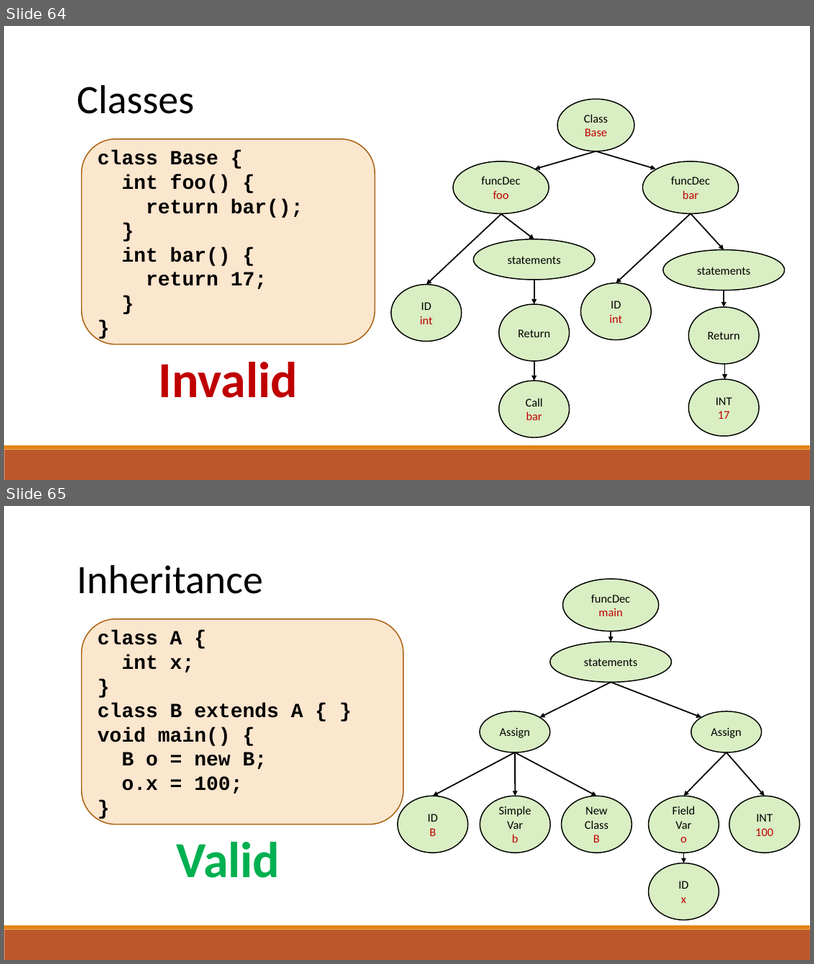
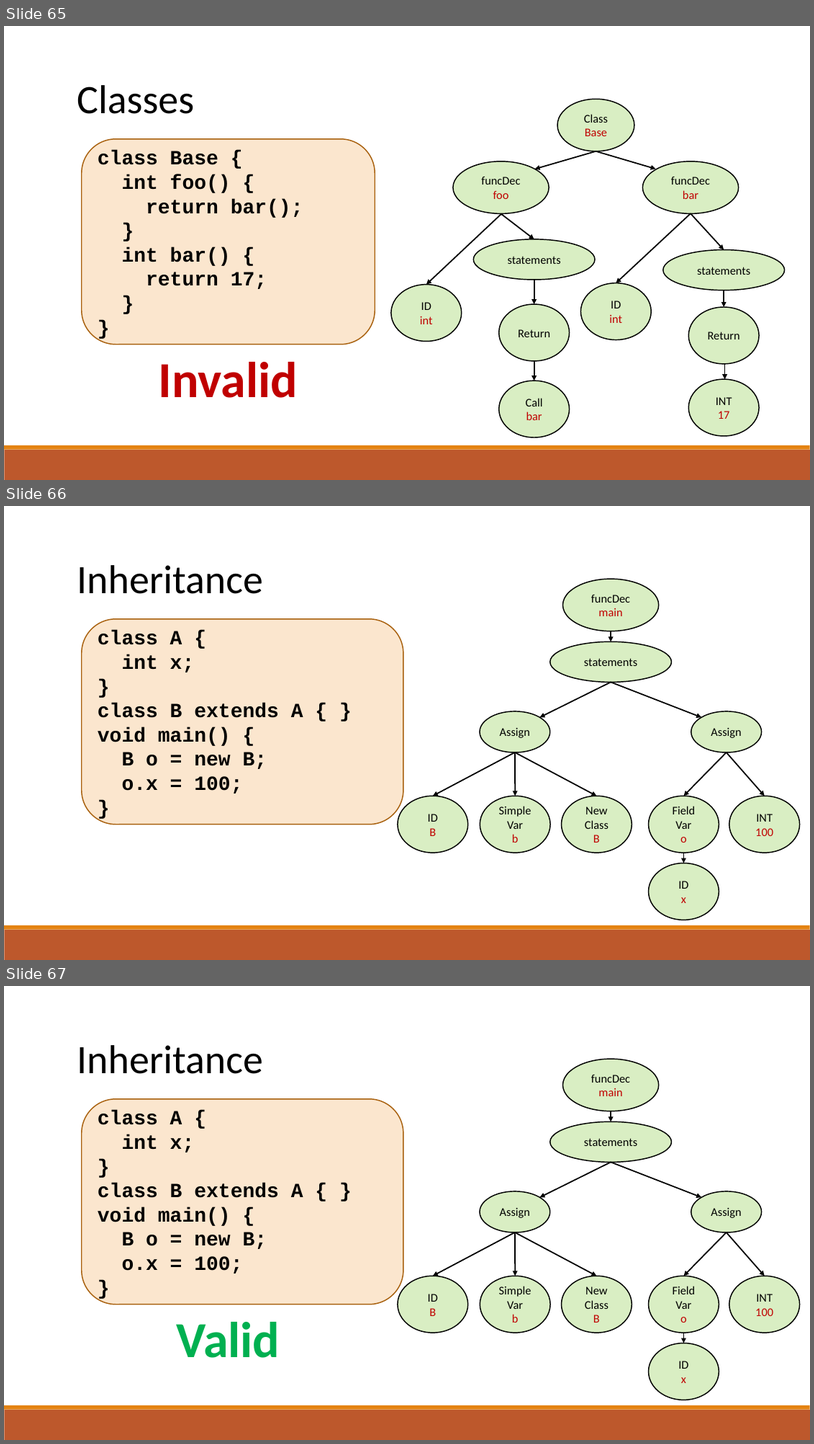
Before and after one commit to raghadzeidan/COMPILATION_TAU_FOR_STUDENTS, a slide deck: new_slides/semantic.pptx. Shown one above the other, each under a label of ours: slides 64 and 65 before the commit, slides 65, 66 and 67 after it. The pictures are 814x964 and 814x1444 pixels, drawn with LibreOffice and Linux fonts; fonts in the diff are those of the drawing. Boxes give left, top, right and bottom in pixels: in the first picture for what was removed or moved away, otherwise in the second. Text is boxed around its words. In the diff, an @@ line names an element or a change of style, - is before the commit and + after.

```diff
--- a/new_slides/semantic.pptx
+++ b/new_slides/semantic.pptx
@@ slide 66 added at <box>4,506,810,960</box>, background #FFFFFF; not listed: 2 template elements that a slide beside it also shows @@
@@ text added at <box>77,565,263,594</box>, 48 pt, text #000000 @@
+Inheritance
@@ ellipse added at <box>563,579,659,631</box>, fill #92D050 at 34% opacity, outline #000000 1.25 pt, 14 pt, text #000000 @@
+funcDec
+main
@@ rounded rectangle added at <box>82,619,404,824</box>, fill #FBE6CE, outline #A9610D 1.25 pt, 24 pt, text #000000, bold @@
+class A {
+int x;
+}
+class B extends A { }
+void main() {
+B o = new B;
+o.x = 100;
+}
@@ arrow added from (612, 631) to (612, 641), #000000 1.5 pt @@
@@ ellipse added at <box>550,641,672,682</box>, fill #92D050 at 34% opacity, outline #000000 1.25 pt, 14 pt, text #000000 @@
+statements
@@ arrow added from (612, 682) to (540, 717), #000000 1.5 pt @@
@@ arrow added from (612, 682) to (702, 717), #000000 1.5 pt @@
@@ ellipse added at <box>480,711,550,752</box>, fill #92D050 at 34% opacity, outline #000000 1.25 pt, 14 pt, text #000000 @@
+Assign
@@ ellipse added at <box>692,711,762,752</box>, fill #92D050 at 34% opacity, outline #000000 1.25 pt, 14 pt, text #000000 @@
+Assign
@@ arrow added from (515, 752) to (433, 795), #000000 1.5 pt @@
@@ arrow added from (515, 752) to (597, 795), #000000 1.5 pt @@
@@ arrow added from (515, 752) to (516, 795), #000000 1.5 pt @@
@@ arrow added from (727, 752) to (684, 795), #000000 1.5 pt @@
@@ arrow added from (727, 752) to (765, 795), #000000 1.5 pt @@
@@ ellipse added at <box>398,795,468,852</box>, fill #92D050 at 34% opacity, outline #000000 1.25 pt, 14 pt, text #000000 @@
+ID
+B
@@ ellipse added at <box>480,795,550,852</box>, fill #92D050 at 34% opacity, outline #000000 1.25 pt, 14 pt, text #000000 @@
+Simple
+Var
+b
@@ ellipse added at <box>562,795,632,852</box>, fill #92D050 at 34% opacity, outline #000000 1.25 pt, 14 pt, text #000000 @@
+New
+Class
+B
@@ ellipse added at <box>649,795,719,852</box>, fill #92D050 at 34% opacity, outline #000000 1.25 pt, 14 pt, text #000000 @@
+Field
+Var
+o
@@ ellipse added at <box>730,795,800,852</box>, fill #92D050 at 34% opacity, outline #000000 1.25 pt, 14 pt, text #000000 @@
+INT
+100
@@ ellipse added at <box>649,863,719,920</box>, fill #92D050 at 34% opacity, outline #000000 1.25 pt, 14 pt, text #000000 @@
+ID
+x
@@ arrow added from (684, 852) to (684, 863), #000000 1.5 pt @@
@@ what was slide 64 is now slide 65 @@
@@ what was slide 65 is now slide 67 @@
```
Also in this commit, not shown: 5 slides changed, 21 other slides added, 2 slides removed, 1 other file.
